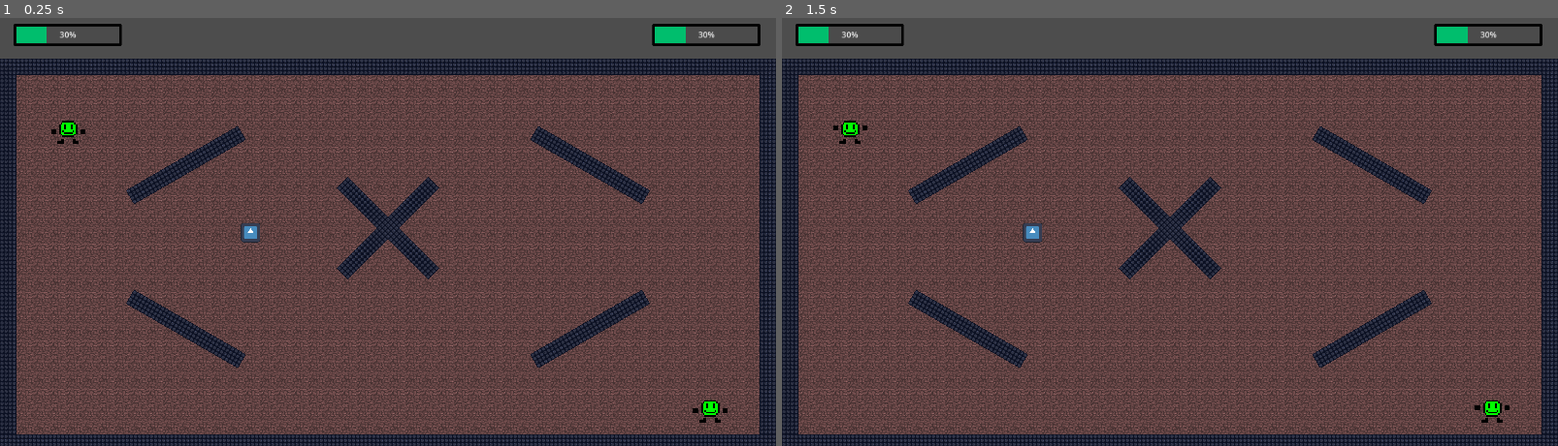
Above: before the commit, frames 1-2 (left to right).
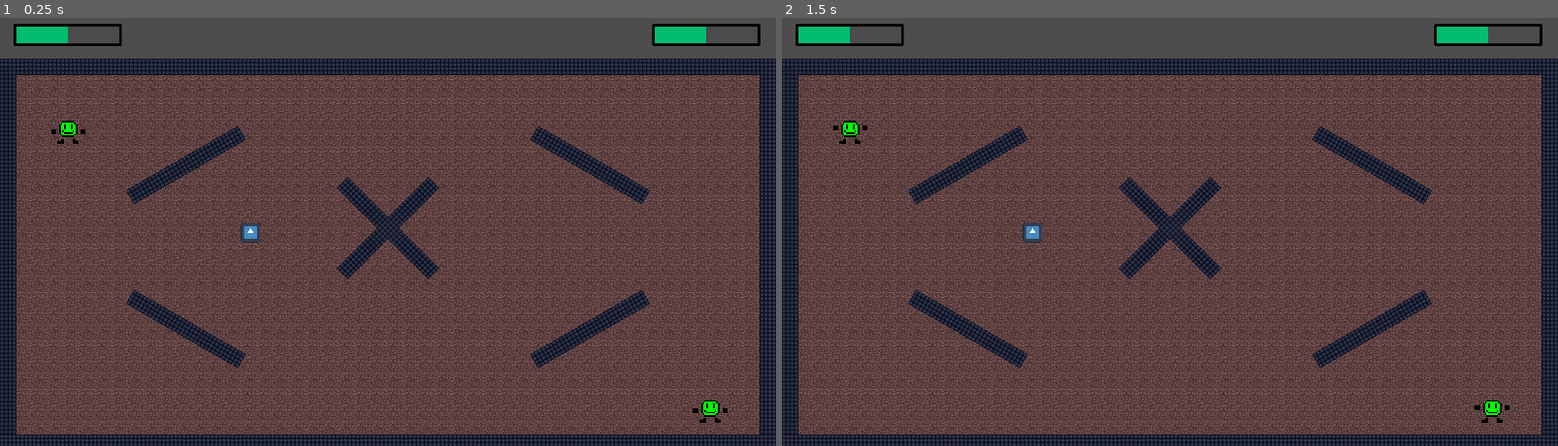
Above: after the commit, the same moments.

Repository: tillmii/Shootjective
Game: Godot game, scene res://main/main.tscn
Same seed, same stepped clock (60 frames per second), same inputs: the game is played once before the commit and once after it. The engine's default icon, where the game draws it, is replaced by a stand-in: a white triangle on a blue panel in a dark square.
Inputs:
- Up to frame 1 (0.25 s): no input
- Up to frame 2 (1.5 s): tap Enter at 0.5 s; tap Space at 1.25 s

The runs differ from the first frame. In frame 1, 0.2% of the frame differs, in the area x 6-93%, y 2-6%; in frame 2, 0.2%.

Commit message:
small tweaks

Diff:
--- a/UI/health_bar.tscn
+++ b/UI/health_bar.tscn
@@ -26,6 +26,7 @@
 [node name="HealthBar" type="ProgressBar"]
 offset_right = 204.0
 offset_bottom = 33.0
+theme_override_colors/font_color = Color(0, 0, 0, 0)
 theme_override_styles/background = SubResource("StyleBoxFlat_k7wx7")
 theme_override_styles/fill = SubResource("StyleBoxFlat_30pas")
 max_value = 10.0
--- a/game/default_values.tres
+++ b/game/default_values.tres
@@ -5,4 +5,4 @@
 [resource]
 script = ExtResource("1_fd3u4")
 character_max_hit_points = 10
-character_start_hit_points = 3
+character_start_hit_points = 5
--- a/player/player.gd
+++ b/player/player.gd
@@ -63,7 +63,5 @@
 		_animated_sprite.play("walk")
 	move_and_slide()
 
-
-
 func _on_dash_cooldown_timeout():
 	can_dash = true
